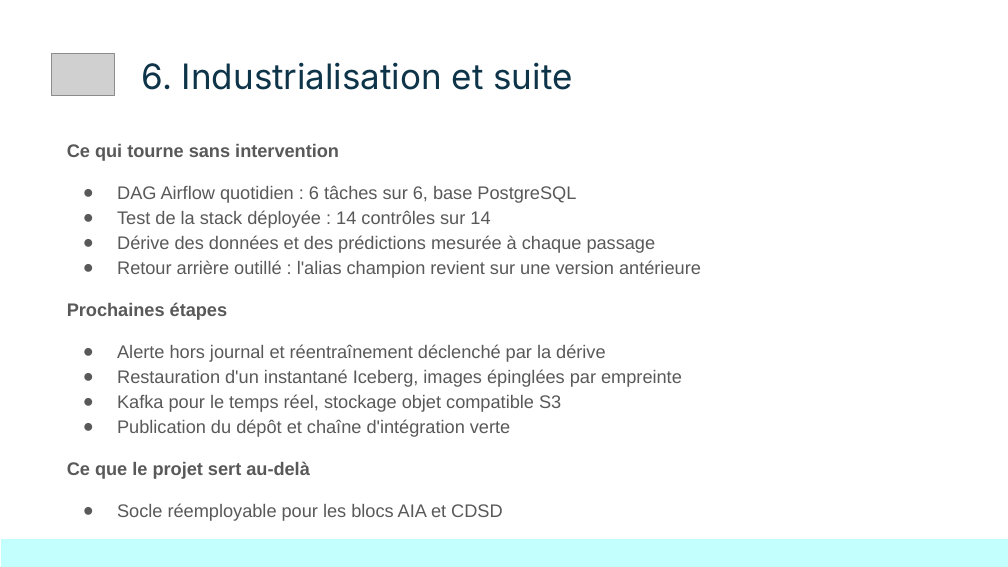
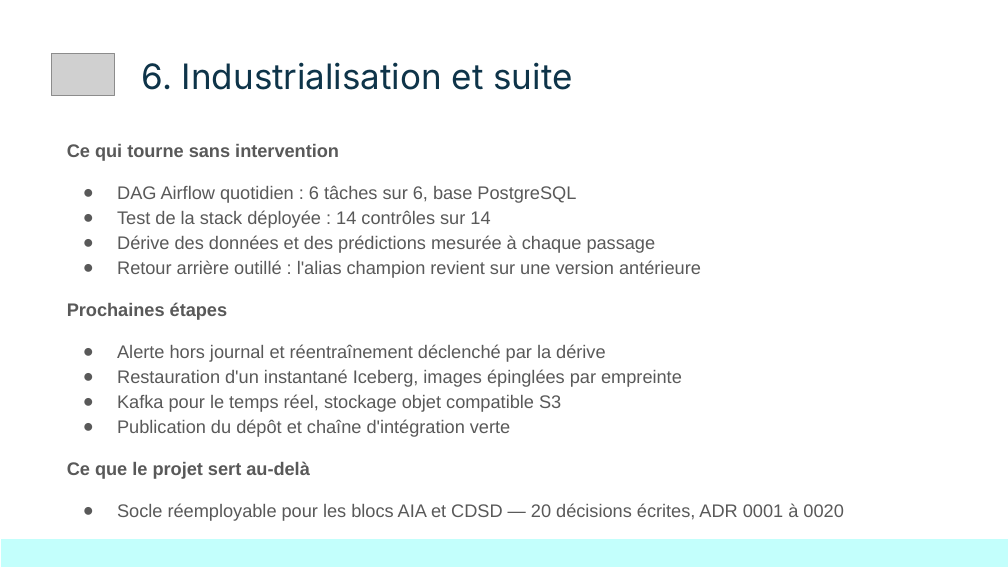
Before and after one commit to KinSushi/reviewpulse-pipeline, a slide deck: slide 8 of docs/presentation/ReviewPulse_DemoDay.pptx. Drawn at 1008x567 pixels with LibreOffice and Linux fonts; fonts in the diff are those of the drawing; grey boxes stand for pictures. Boxes give left, top, right and bottom in pixels: in the first picture for what was removed or moved away, otherwise in the second. Text is boxed around its words. In the diff, an @@ line names an element or a change of style, - is before the commit and + after.

```diff
--- a/docs/presentation/ReviewPulse_DemoDay.pptx
+++ b/docs/presentation/ReviewPulse_DemoDay.pptx
@@ text at (117, 503, 843, 521): text changed @@
-● Socle réemployable pour les blocs AIA et CDSD
+● Socle réemployable pour les blocs AIA et CDSD — 20 décisions écrites, ADR 0001 à 0020
```
Also in this commit, not shown: 3 other slides changed, 27 other files.
